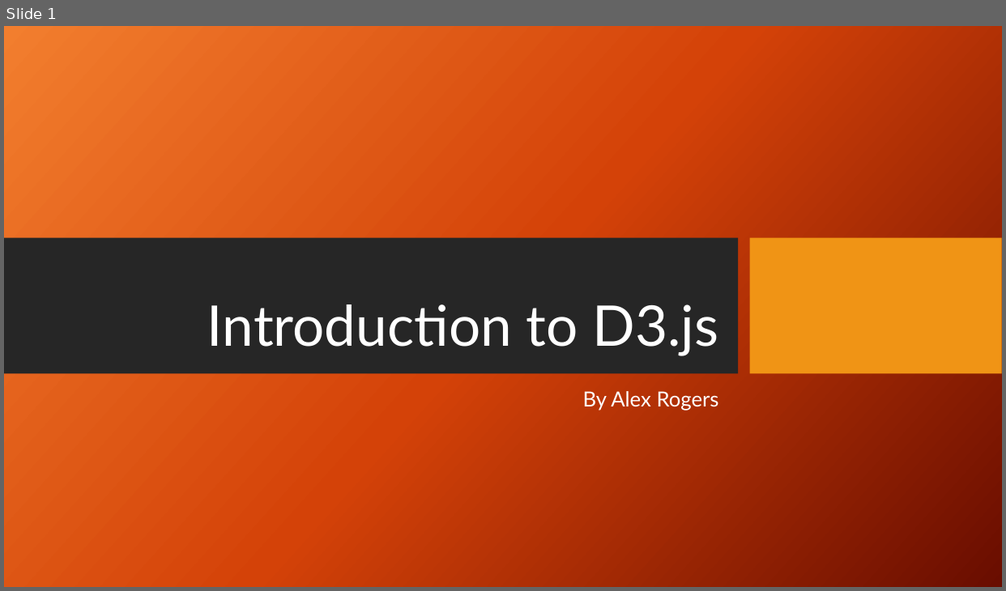
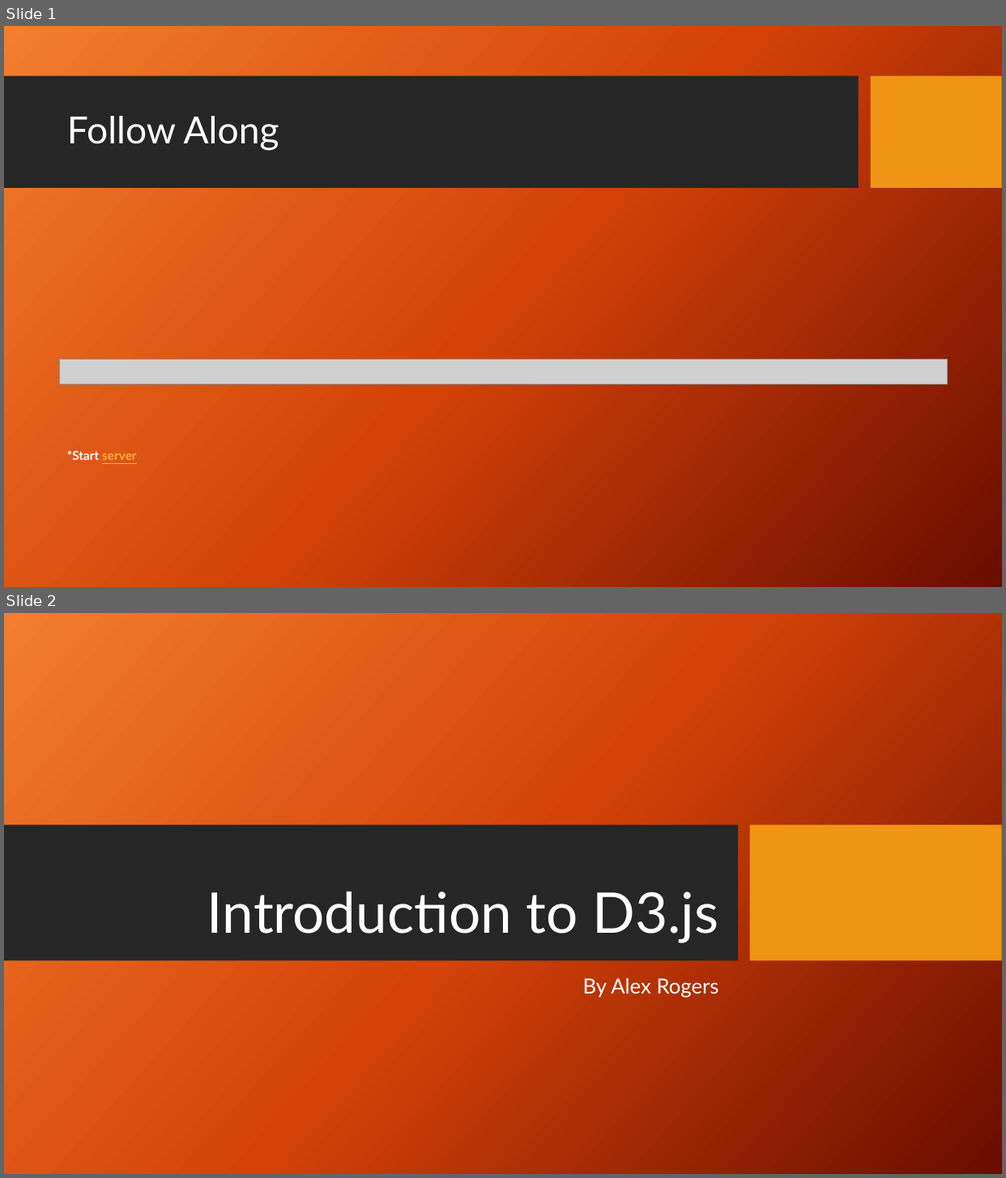
Before and after one commit to alexrogers823/alpharetta-js-d3-presentation, a slide deck: Intro to D3 Presentation.pptx. Shown one above the other, each under a label of ours: slide 1 before the commit, slides 1 and 2 after it. The pictures are 1006x591 and 1006x1178 pixels, drawn with LibreOffice and Linux fonts; fonts in the diff are those of the drawing; grey boxes stand for pictures; background and template pictures are left out. Boxes give left, top, right and bottom in pixels: in the first picture for what was removed or moved away, otherwise in the second. Text is boxed around its words. In the diff, an @@ line names an element or a change of style, - is before the commit and + after.

```diff
--- a/Intro to D3 Presentation.pptx
+++ b/Intro to D3 Presentation.pptx
@@ slide 1 added at (4, 26, 1002, 587), background picture (left out) @@
@@ rectangle added at (4, 76, 859, 189), fill #262626 @@
@@ rectangle added at (871, 76, 1002, 189), fill #F09415 @@
@@ title added at (67, 116, 279, 151), 36 pt, text #FFFFFF @@
+Follow Along
@@ picture added at (59, 359, 948, 385) @@
@@ text added at (67, 450, 137, 460), 12 pt, text #FFFFFF, bold @@
+*Start server
@@ what was slide 1 is now slide 2 @@
```
Also in this commit, not shown: 2 slides changed, 1 other slide added, 1 slide removed.
